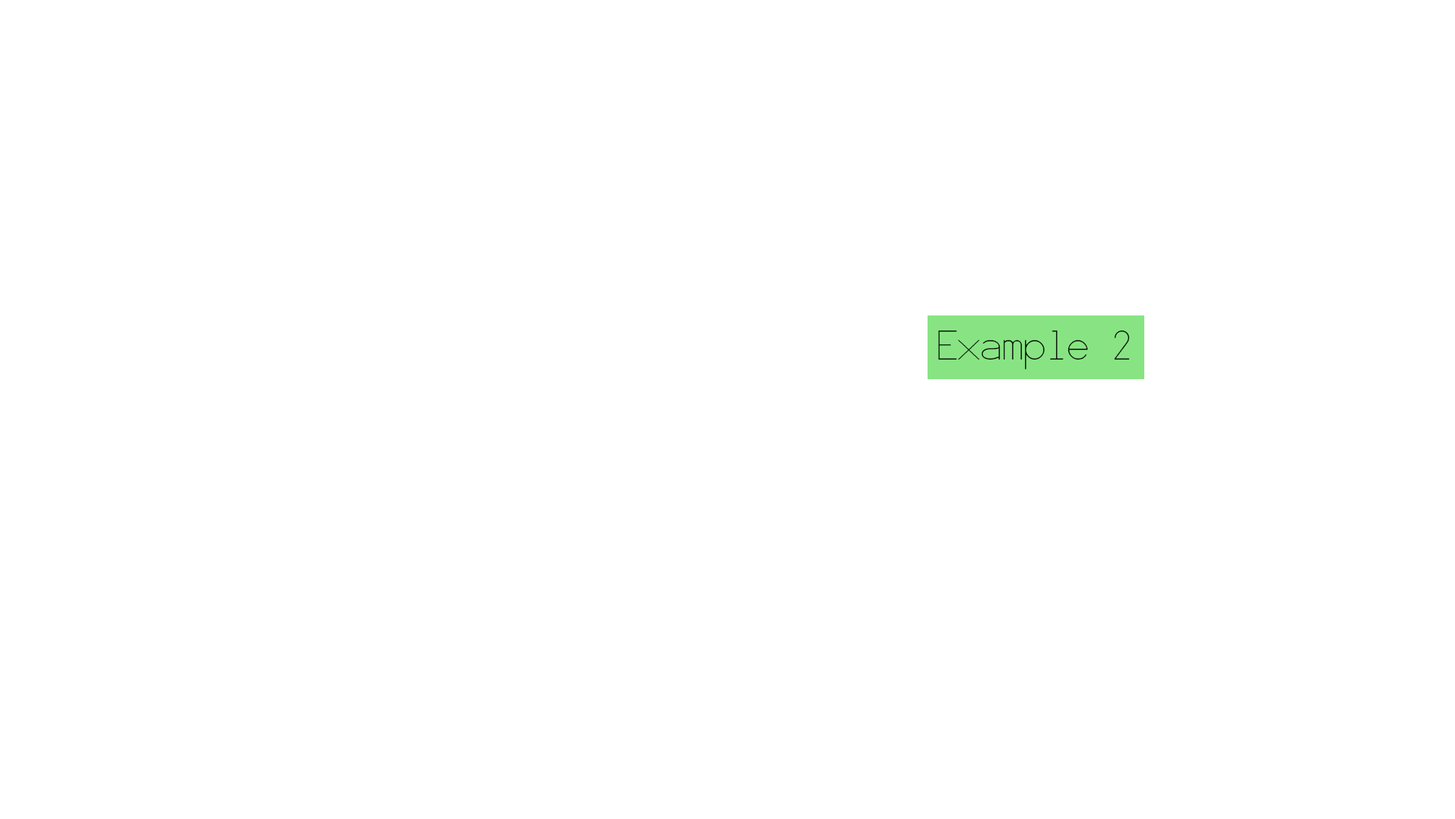
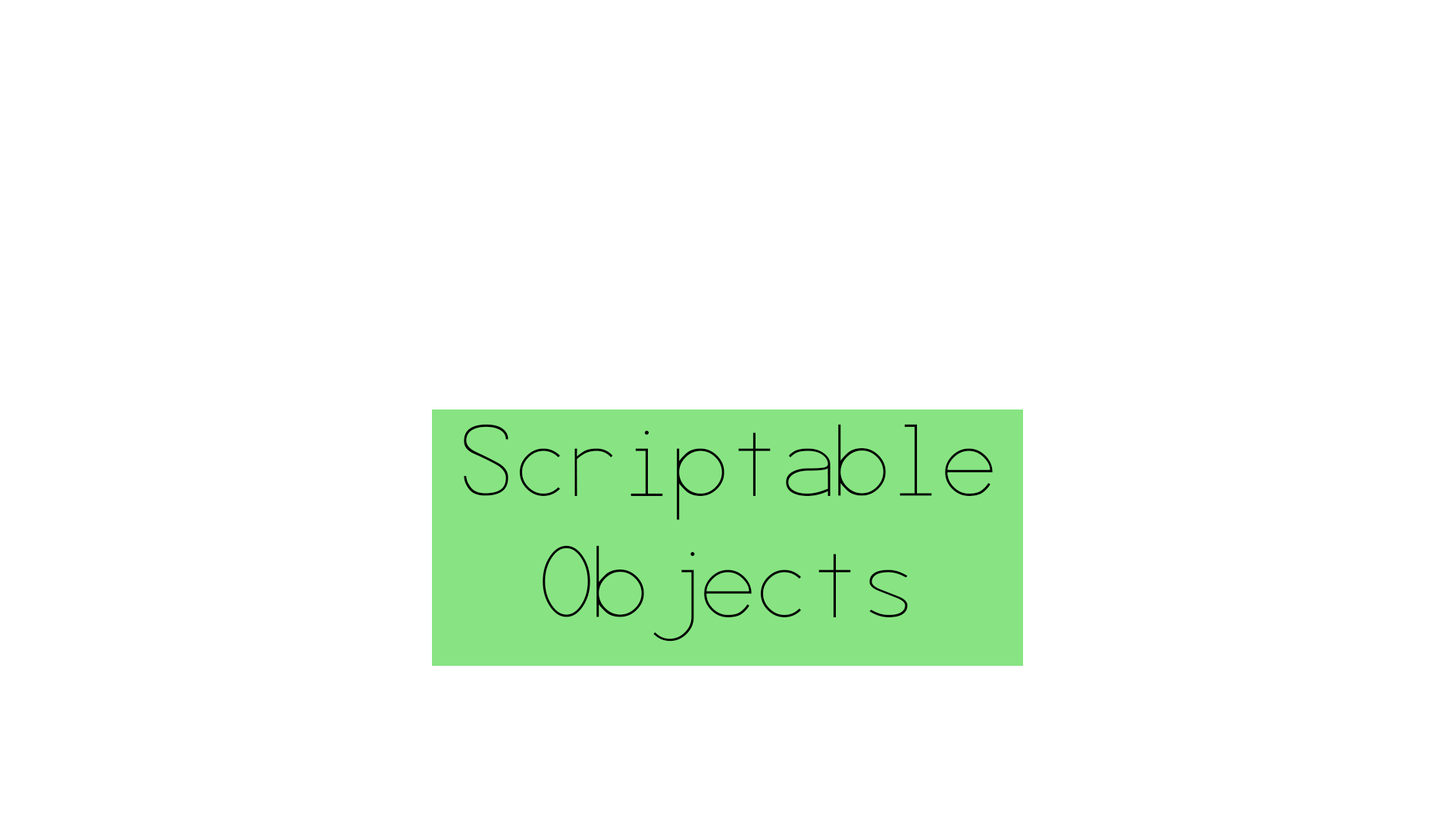
Revision of a layered 1455 x 819 image; what changed, layer by layer:
hid group "Switch Buttons" (26 layers) over left=868, top=315, right=1145, bottom=635
hid group "Buttons" (16 layers) over left=927, top=315, right=1145, bottom=379
showed group "Main Menu" (7 layers) over left=432, top=315, right=1062, bottom=666
renamed "AI" to "Scriptable Objects", painted on it over left=463, top=423, right=993, bottom=642
showed "Selected" (3rd of 3, in "Main Menu" › "Options"), painted on it over left=432, top=409, right=1024, bottom=666
